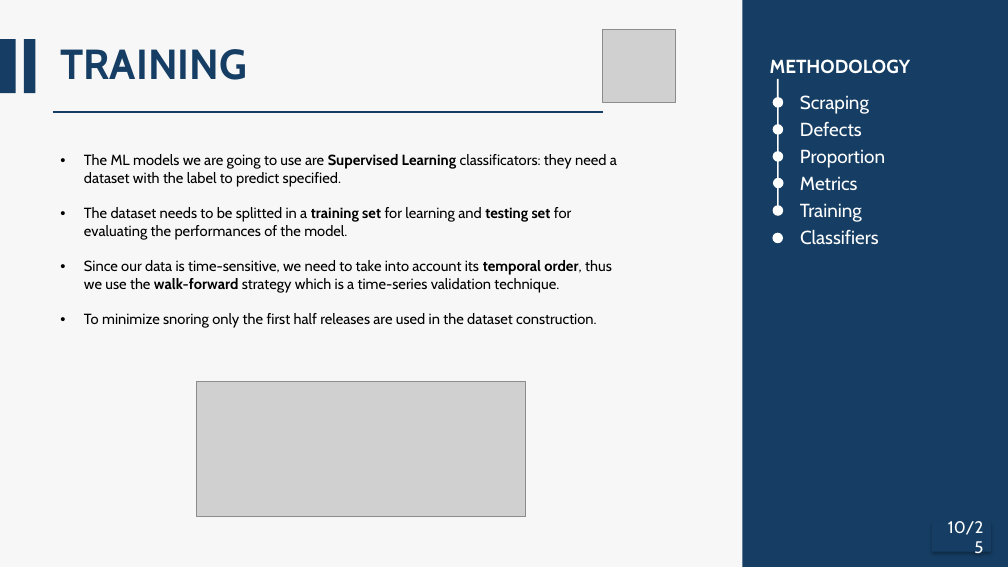
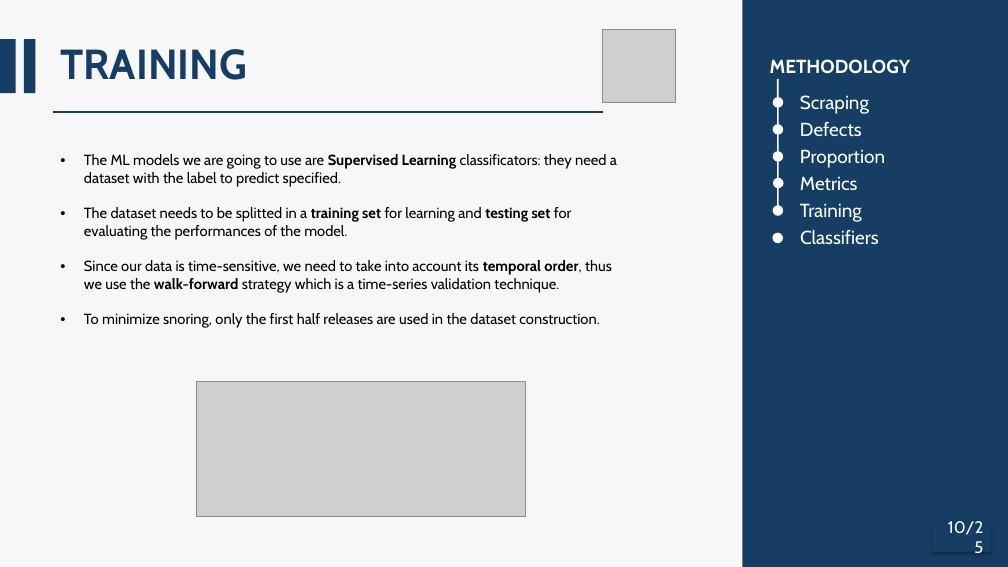
Before and after one commit to AlessandroFinocchi/ISW2_Metrics_Proj, a slide deck: slide 10 of docs/ISW2_Presentation.pptm. Drawn at 1008x567 pixels with LibreOffice and Linux fonts; fonts in the diff are those of the drawing; grey boxes stand for pictures. Boxes give left, top, right and bottom in pixels: in the first picture for what was removed or moved away, otherwise in the second. Text is boxed around its words. In the diff, an @@ line names an element or a change of style, - is before the commit and + after.

```diff
--- a/docs/ISW2_Presentation.pptm
+++ b/docs/ISW2_Presentation.pptm
@@ text at (84,313,599,328): text changed @@
-• To minimize snoring only the first half releases are used in the dataset construction.
+• To minimize snoring, only the first half releases are used in the dataset construction.
```
Also in this commit, not shown: 4 other slides changed.
